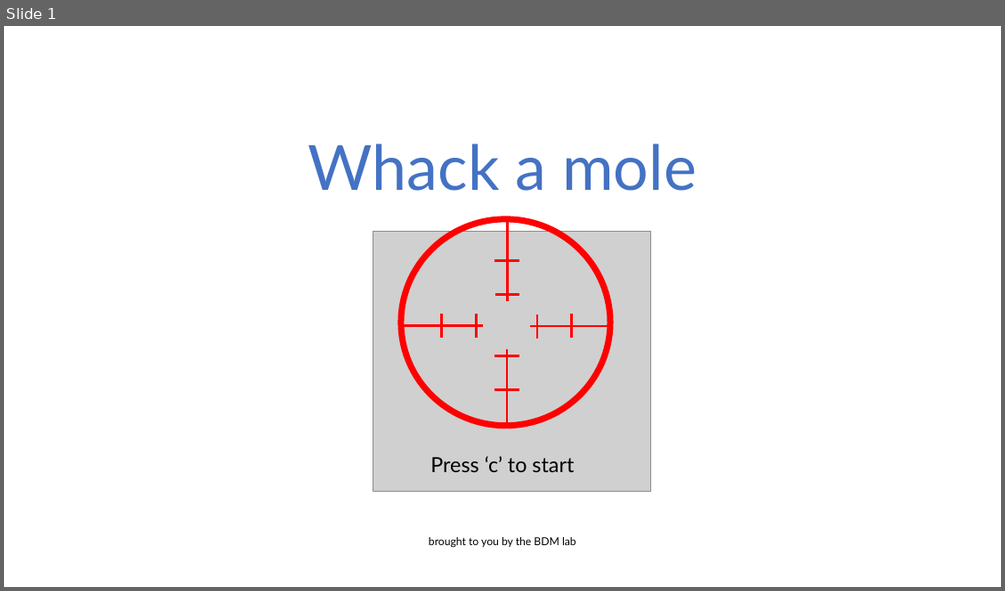
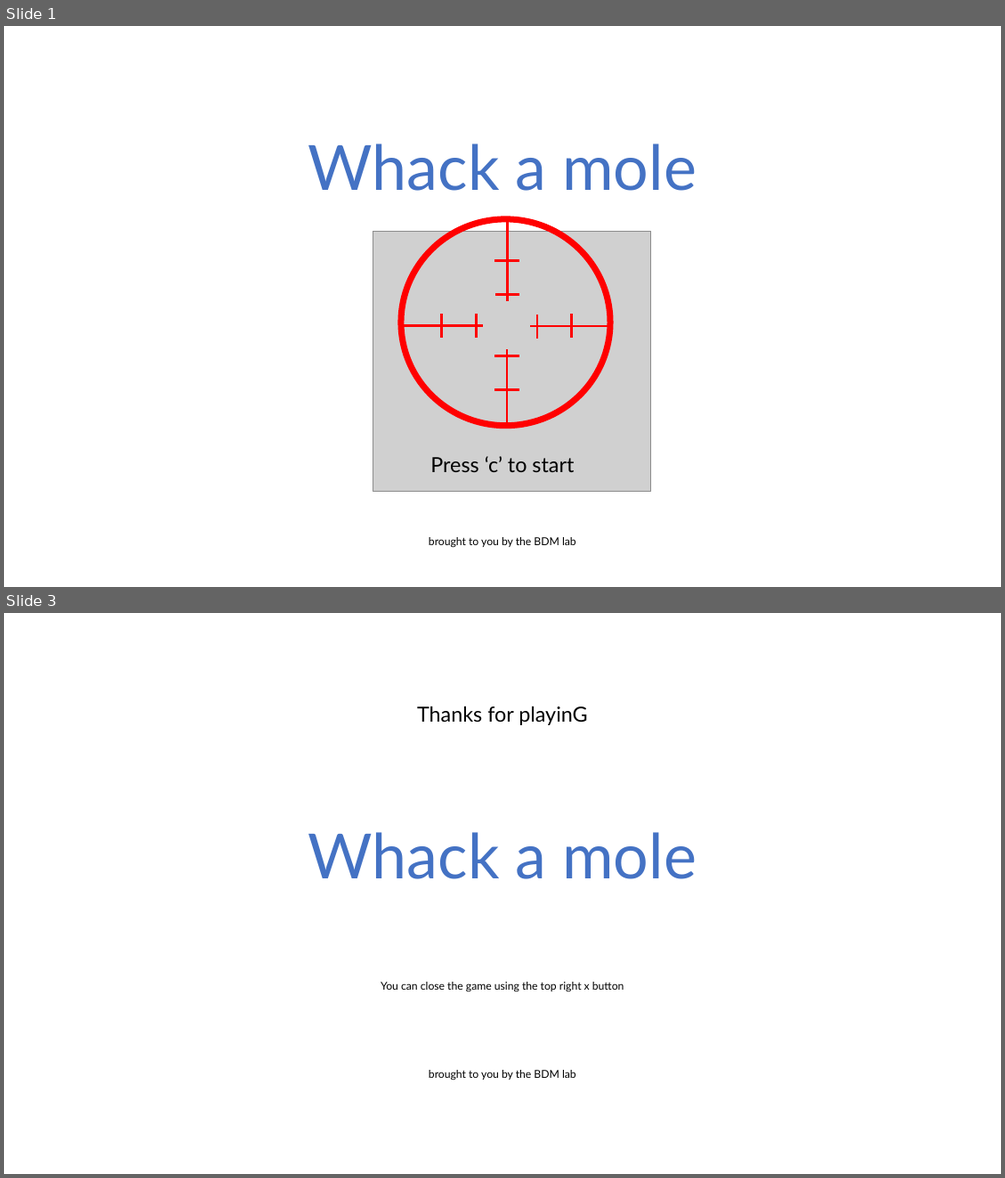
Before and after one commit to MikeDT/bdm-whack-a-mole, a slide deck: images/Whack a mole.pptx. Shown one above the other, each under a label of ours: slide 1 before the commit, slides 1 and 3 after it; the slides between them are not shown. The pictures are 1005x591 and 1005x1178 pixels, drawn with LibreOffice and Linux fonts; fonts in the diff are those of the drawing; grey boxes stand for pictures. Boxes give left, top, right and bottom in pixels: in the first picture for what was removed or moved away, otherwise in the second. Text is boxed around its words. In the diff, an @@ line names an element or a change of style, - is before the commit and + after.

```diff
--- a/images/Whack a mole.pptx
+++ b/images/Whack a mole.pptx
@@ slide 3 added at (4, 613, 1001, 1174), background #FFFFFF @@
@@ text added at (380, 706, 624, 1080), 10.5 pt, text #000000 @@
+Thanks for playinG
+You can close the game using the top right x button
+brought to you by the BDM lab
@@ title added at (308, 832, 696, 879), 60 pt, text #4472C4 @@
+Whack a mole
```
Also in this commit, not shown: 2 other slides added, 1 slide removed, 6 other files.
